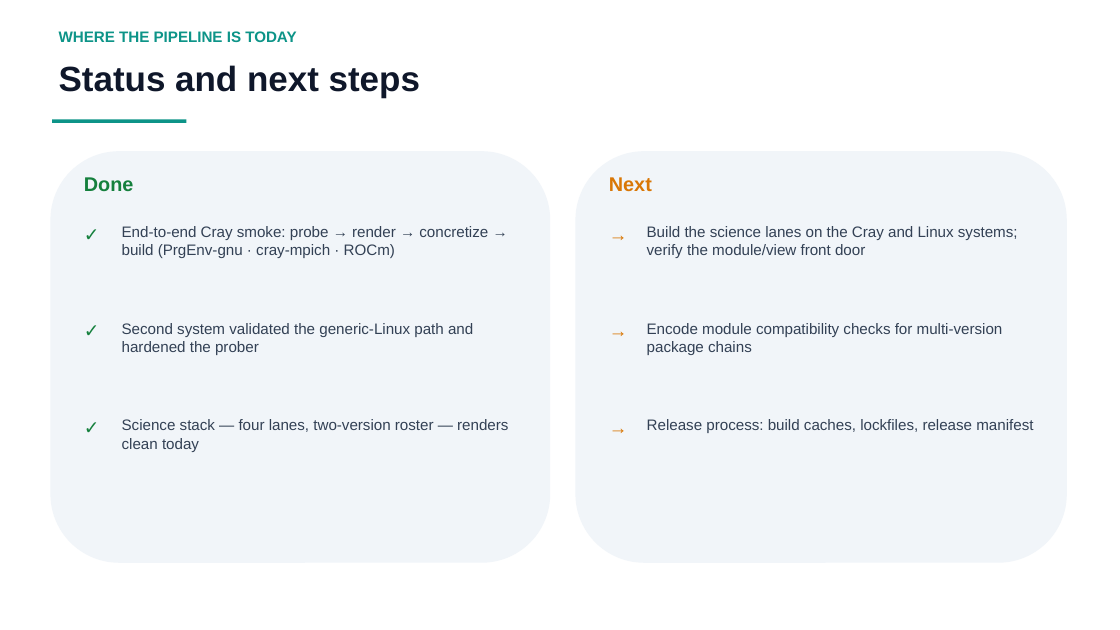
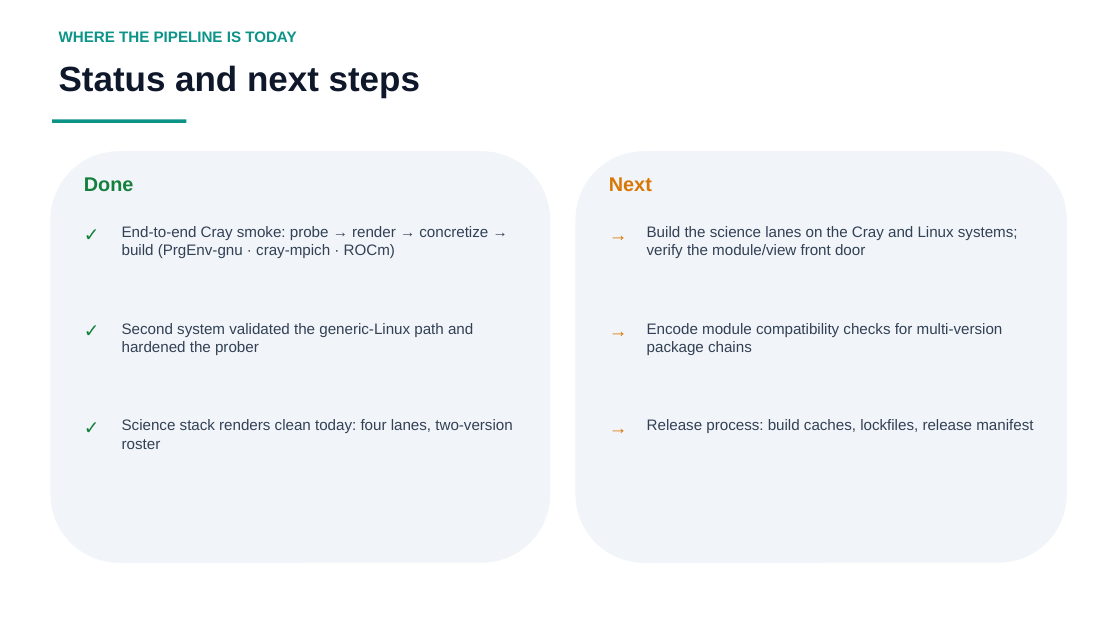
Before and after one commit to ray12514/stack-planning, a slide deck: slide 8 of presentations/cse_lanes_model.pptx. Drawn at 1120x630 pixels with LibreOffice and Linux fonts; fonts in the diff are those of the drawing. Boxes give left, top, right and bottom in pixels: in the first picture for what was removed or moved away, otherwise in the second. Text is boxed around its words. In the diff, an @@ line names an element or a change of style, - is before the commit and + after.

```diff
--- a/presentations/cse_lanes_model.pptx
+++ b/presentations/cse_lanes_model.pptx
@@ text at (122, 419, 512, 449): text changed @@
-Science stack — four lanes, two-version roster — renders clean today
+Science stack renders clean today: four lanes, two-version roster
```
Also in this commit, not shown: 2 other slides changed, 2 other files.
